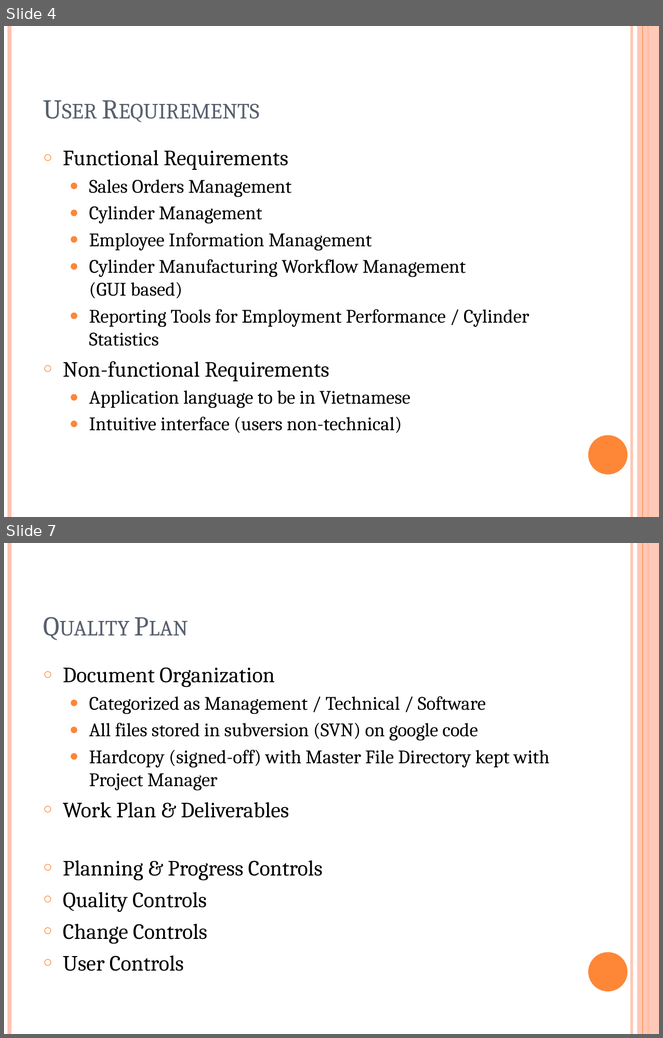
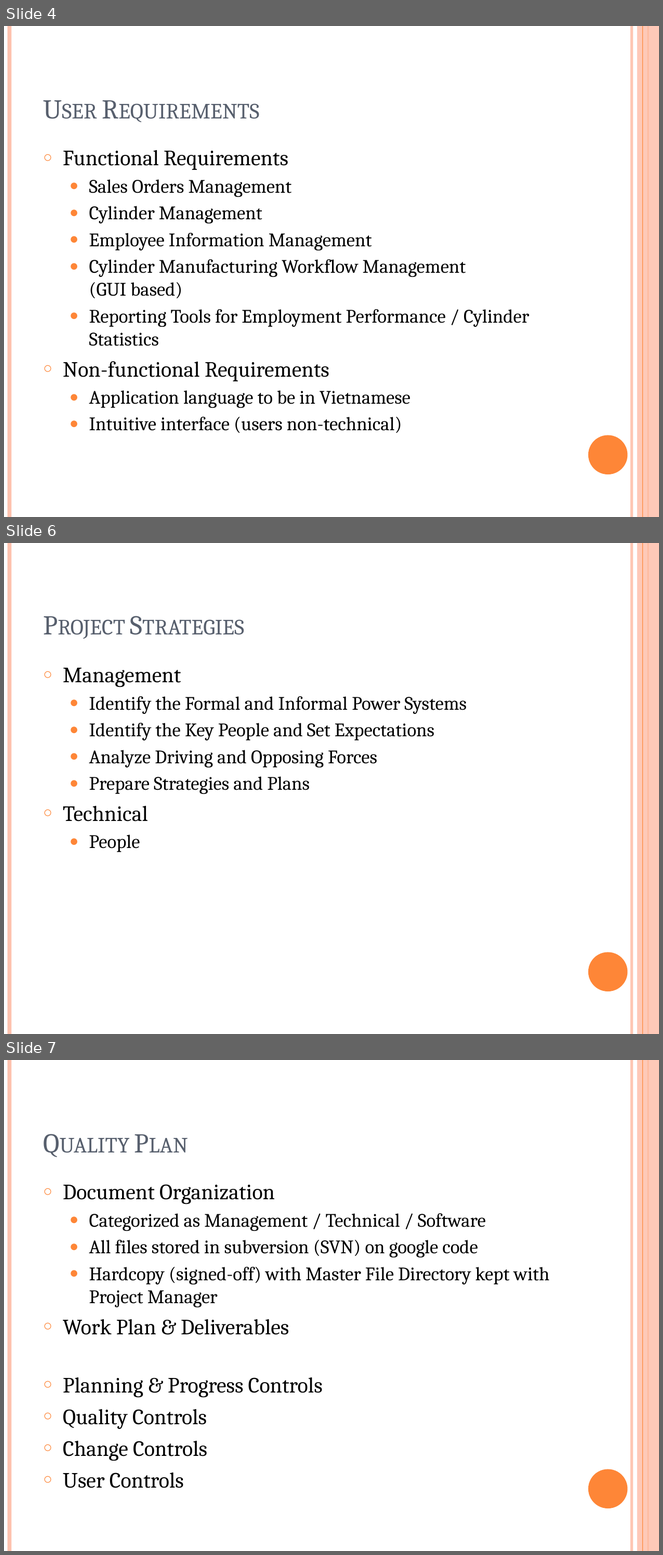
Before and after one commit to rankorth/cylinders-orders-management-system, a slide deck: Documentation/Management/Communications/Internal Correspondence/MTech Presentation [09 Apr 2011] (Alvin).pptx. Shown one above the other, each under a label of ours: slides 4 and 7 before the commit, slides 4, 6 and 7 after it; the slides between them are not shown. The pictures are 663x1038 and 663x1555 pixels, drawn with LibreOffice and Linux fonts; fonts in the diff are those of the drawing. Boxes give left, top, right and bottom in pixels: in the first picture for what was removed or moved away, otherwise in the second. Text is boxed around its words. In the diff, an @@ line names an element or a change of style, - is before the commit and + after.

```diff
--- a/Documentation/Management/Communications/Internal Correspondence/MTech Presentation [09 Apr 2011] (Alvin).pptx
+++ b/Documentation/Management/Communications/Internal Correspondence/MTech Presentation [09 Apr 2011] (Alvin).pptx
@@ slide 6 added at bbox=[4, 543, 659, 1034], background #FFFFFF; not listed: 6 template elements that a slide beside it also shows @@
@@ title added at bbox=[37, 562, 572, 644], 30 pt, text #575F6D, small capitals @@
+Project Strategies
@@ text added at bbox=[63, 668, 467, 852], 21 pt, text #000000 @@
+○ Management
+  ● Identify the Formal and Informal Power Systems
+  ● Identify the Key People and Set Expectations
+  ● Analyze Driving and Opposing Forces
+  ● Prepare Strategies and Plans
+○ Technical
+  ● People
```
Also in this commit, not shown: 3 slides changed, 1 slide removed.
